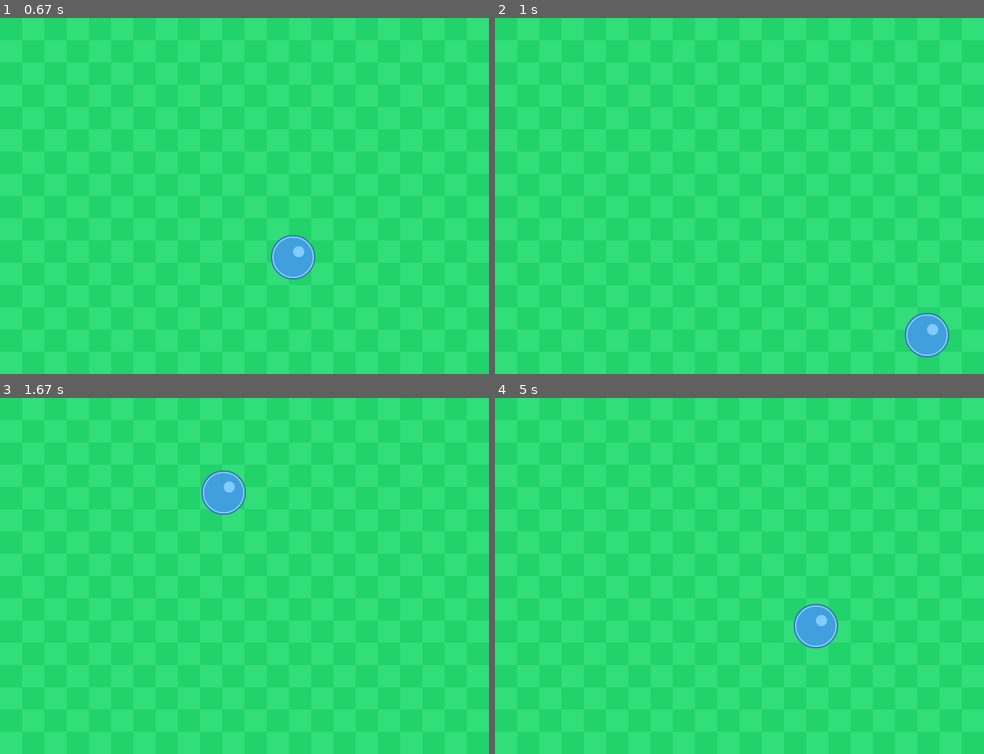
Above: before the commit, frames 1-4 (two rows, left to right).
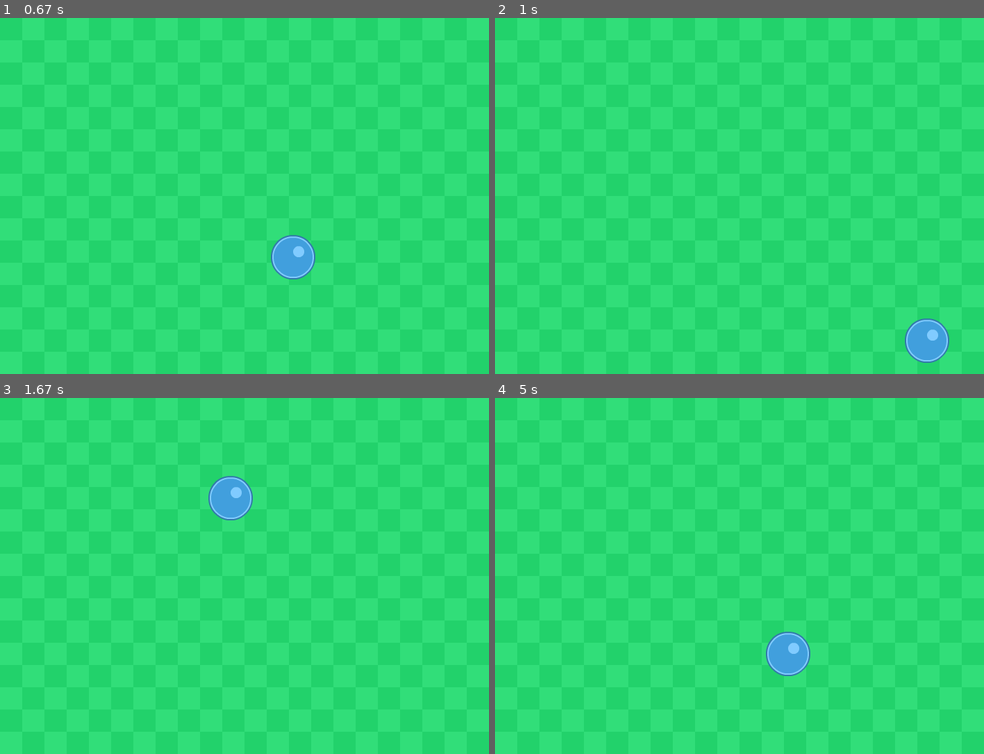
Above: after the commit, the same moments.

Repository: saegl5/myprojects
Game: pygame game, started from Codes/pygame-graphics-bouncing/pygame_animation_bouncing_revisit.py
Same seed, same stepped clock (60 frames per second), same inputs: the game is played once before the commit and once after it.
Inputs:
- Up to frame 1 (0.67 s): no input
- Up to frame 2 (1 s): no input
- Up to frame 3 (1.67 s): no input
- Up to frame 4 (5 s): no input

Frame 1 is identical in both runs. In frame 2, 0.5% of the frame differs, in the area x 83-93%, y 82-97%; in frame 3, 0.7%; in frame 4, 1.8%, in the area x 55-71%, y 57-79%.

Commit message:
removed need for factors and multiples

Diff:
--- a/Codes/pygame-graphics-bouncing/pygame_animation_bouncing_revisit.py
+++ b/Codes/pygame-graphics-bouncing/pygame_animation_bouncing_revisit.py
@@ -47,21 +47,21 @@
     x_offset += x_increment # allow the increment to change, had changed to decrement
     # if 0+offset + 64 == size[1]: # if rectangle at bottom edge
     # if 0+y_offset + 64 == size[1]: # if rectangle at bottom edge
-    # if 0+y_offset + 64 == size[1]: # if rectangle at bottom edge
+    if 0+y_offset + 64 > size[1]: # if rectangle would otherwise breach bottom edge
         # increment *= -1 # increment = increment*-1, that is change the increment's sign
-        # y_increment *= -1 # y_increment = y_increment*-1, that is change the increment's sign
+        y_offset = size[1] - 64 # prevent rectangle from breaching edge
+        y_increment *= -1 # y_increment = y_increment*-1, that is change the increment's sign
     # elif 0+offset == 0: # else if rectangle at top edge
-    # elif 0+y_offset == 0: # else if rectangle at top edge
+    elif 0+y_offset < 0: # else if rectangle would otherwise breach top edge
         # increment *= -1 # change the increment's sign back
-        # y_increment *= -1 # change the increment's sign back
-    if 0+y_offset + 64 == size[1] or 0+y_offset == 0: # if rectangle at bottom or top edge
-        y_increment *= -1 # y_increment = y_increment*-1, that is change the increment's sign
-    # if 0+x_offset + 64 == size[0]: # if rectangle at right edge
-        # x_increment *= -1 # x_increment = x_increment*-1, that is change the increment's sign
-    # elif 0+x_offset == 0: # else if rectangle at left edge
-    #     x_increment *= -1 # change the increment's sign back
-    if 0+x_offset + 64 == size[0] or 0+x_offset == 0: # if rectangle at right or left edge
+        y_offset = 0 # prevent rectangle from breaching edge
+        y_increment *= -1 # change the increment's sign back
+    if 0+x_offset + 64 > size[0]: # if rectangle would otherwise breach right edge
+        x_offset = size[0] - 64 # prevent rectangle from breaching edge
         x_increment *= -1 # x_increment = x_increment*-1, that is change the increment's sign
+    elif 0+x_offset < 0: # else if rectangle would otherwise breach left edge
+        x_offset = 0 # prevent rectangle from breaching edge
+        x_increment *= -1 # change the increment's sign back
     # ----------------
     pygame.display.flip() # update the display
     clock.tick(60) # maximum 60 frames per second
